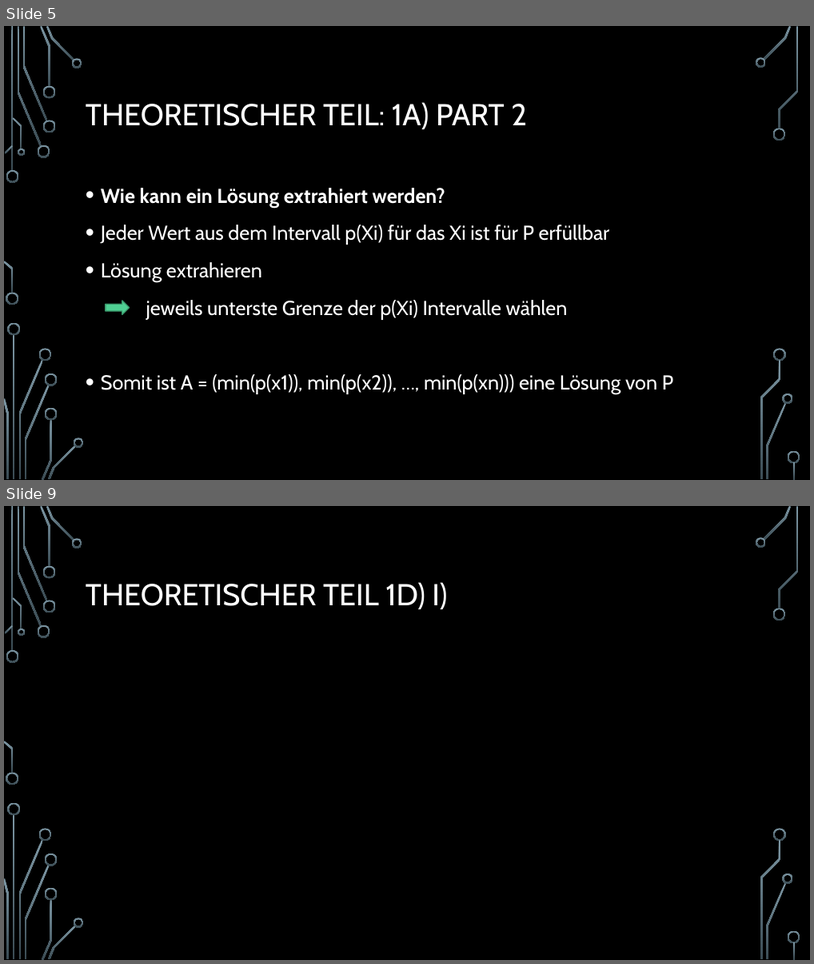
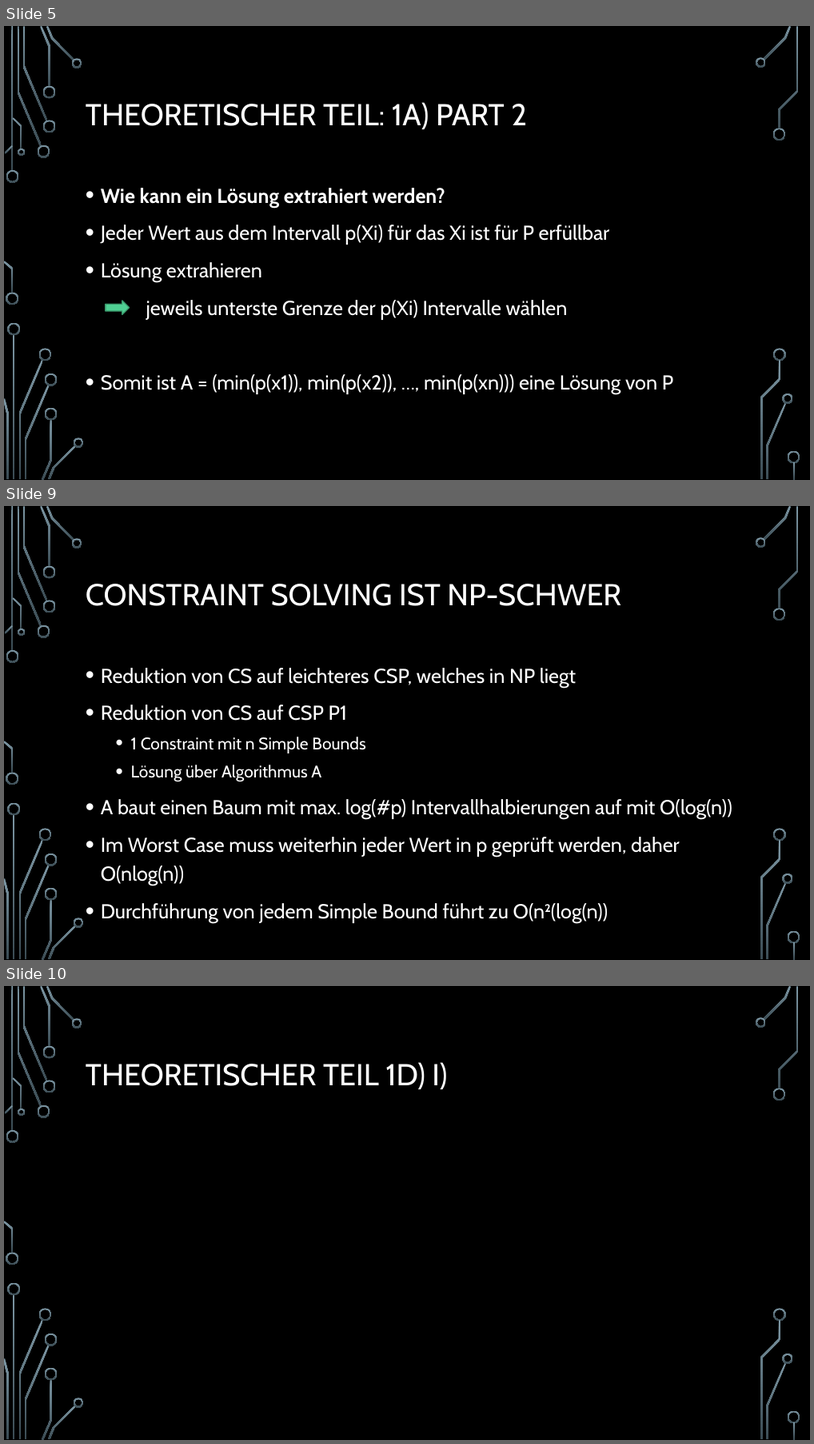
Before and after one commit to Fixeres/HybrideSysteme, a slide deck: src/resources/Hybride systeme.pptx. Shown one above the other, each under a label of ours: slides 5 and 9 before the commit, slides 5, 9 and 10 after it; the slides between them are not shown. The pictures are 814x964 and 814x1444 pixels, drawn with LibreOffice and Linux fonts; fonts in the diff are those of the drawing; background and template pictures are left out. Boxes give left, top, right and bottom in pixels: in the first picture for what was removed or moved away, otherwise in the second. Text is boxed around its words. In the diff, an @@ line names an element or a change of style, - is before the commit and + after.

```diff
--- a/src/resources/Hybride systeme.pptx
+++ b/src/resources/Hybride systeme.pptx
@@ slide 9 added at (4, 506, 810, 960), background picture (left out); not listed: 36 template elements that a slide beside it also shows @@
@@ title added at (86, 584, 622, 606), 36 pt, text #FFFFFF @@
+CONSTRAINT SOLVING IST NP-SCHWER
@@ text added at (101, 668, 733, 923), 24 pt, text #FFFFFF @@
+• Reduktion von CS auf leichteres CSP, welches in NP liegt
+• Reduktion von CS auf CSP P1
+  • 1 Constraint mit n Simple Bounds
+  • Lösung über Algorithmus A
+• A baut einen Baum mit max. log(#p) Intervallhalbierungen auf mit O(log(n))
+• Im Worst Case muss weiterhin jeder Wert in p geprüft werden, daher O(nlog(n))
+• Durchführung von jedem Simple Bound führt zu O(n²(log(n))
@@ what was slide 9 is now slide 10 @@
```
Also in this commit, not shown: 4 slides changed, 2 other slides added, 1 slide removed, 1 other file.
